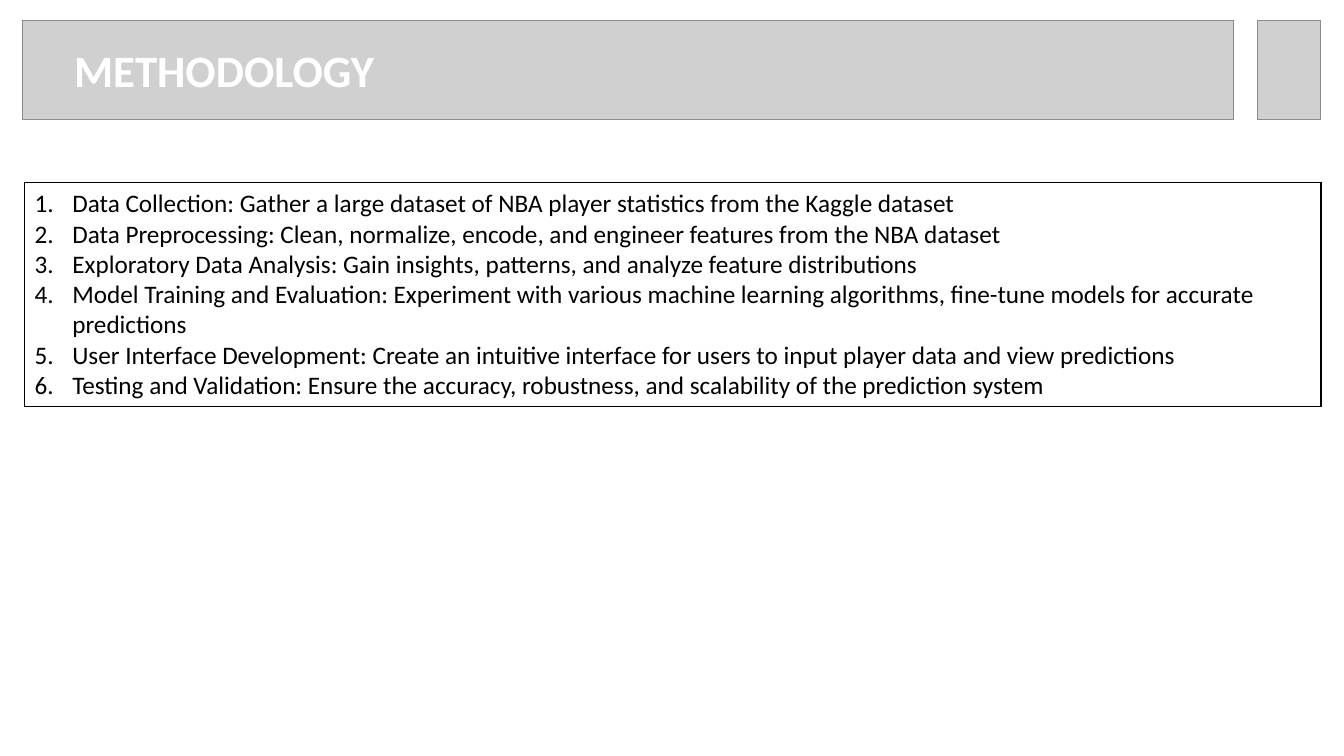
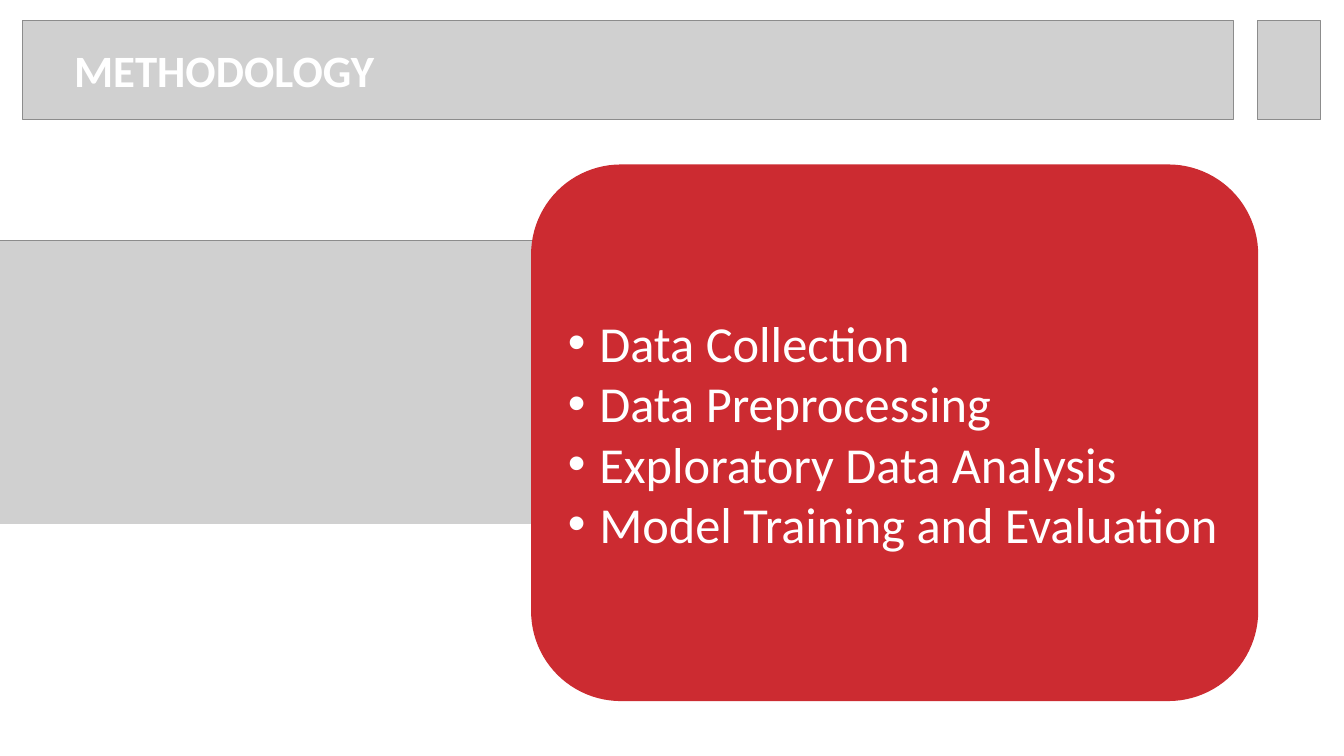
Before and after one commit to rmertoztop/project_4, a slide deck: slide 3 of Resources/NBA Project PPT.pptx. Drawn at 1344x756 pixels with LibreOffice and Linux fonts; fonts in the diff are those of the drawing; grey boxes stand for pictures. Boxes give left, top, right and bottom in pixels: in the first picture for what was removed or moved away, otherwise in the second. Text is boxed around its words. In the diff, an @@ line names an element or a change of style, - is before the commit and + after.

```diff
--- a/Resources/NBA Project PPT.pptx
+++ b/Resources/NBA Project PPT.pptx
@@ rounded rectangle added at box(532, 165, 1258, 701), fill #CC2B31, outline #CC2B31 1 pt, 36 pt, text #FFFFFF @@
+• Data Collection
+• Data Preprocessing
+• Exploratory Data Analysis
+• Model Training and Evaluation
@@ rectangle removed at box(24, 182, 1321, 406) @@
-1. Data Collection: Gather a large dataset of NBA player statistics from the Kaggle dataset
-2. Data Preprocessing: Clean, normalize, encode, and engineer features from the NBA dataset
-3. Exploratory Data Analysis: Gain insights, patterns, and analyze feature distributions
-4. Model Training and Evaluation: Experiment with various machine learning algorithms, fine-tune models for accurate predictions
-5. User Interface Development: Create an intuitive interface for users to input player data and view predictions
-6. Testing and Validation: Ensure the accuracy, robustness, and scalability of the prediction system
@@ picture added at box(0, 241, 630, 569) @@
@@ rectangle added at box(0, 524, 545, 656), fill #FFFFFF, outline #FFFFFF 1 pt @@
```
Also in this commit, not shown: 4 other slides changed, 6 slides added, 5 slides removed, 2 other files.
